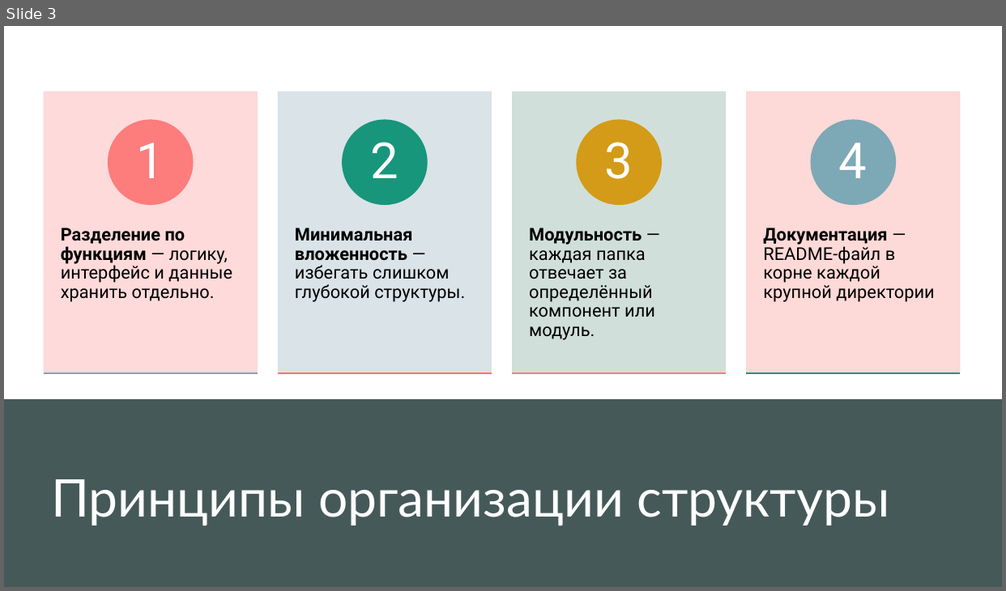
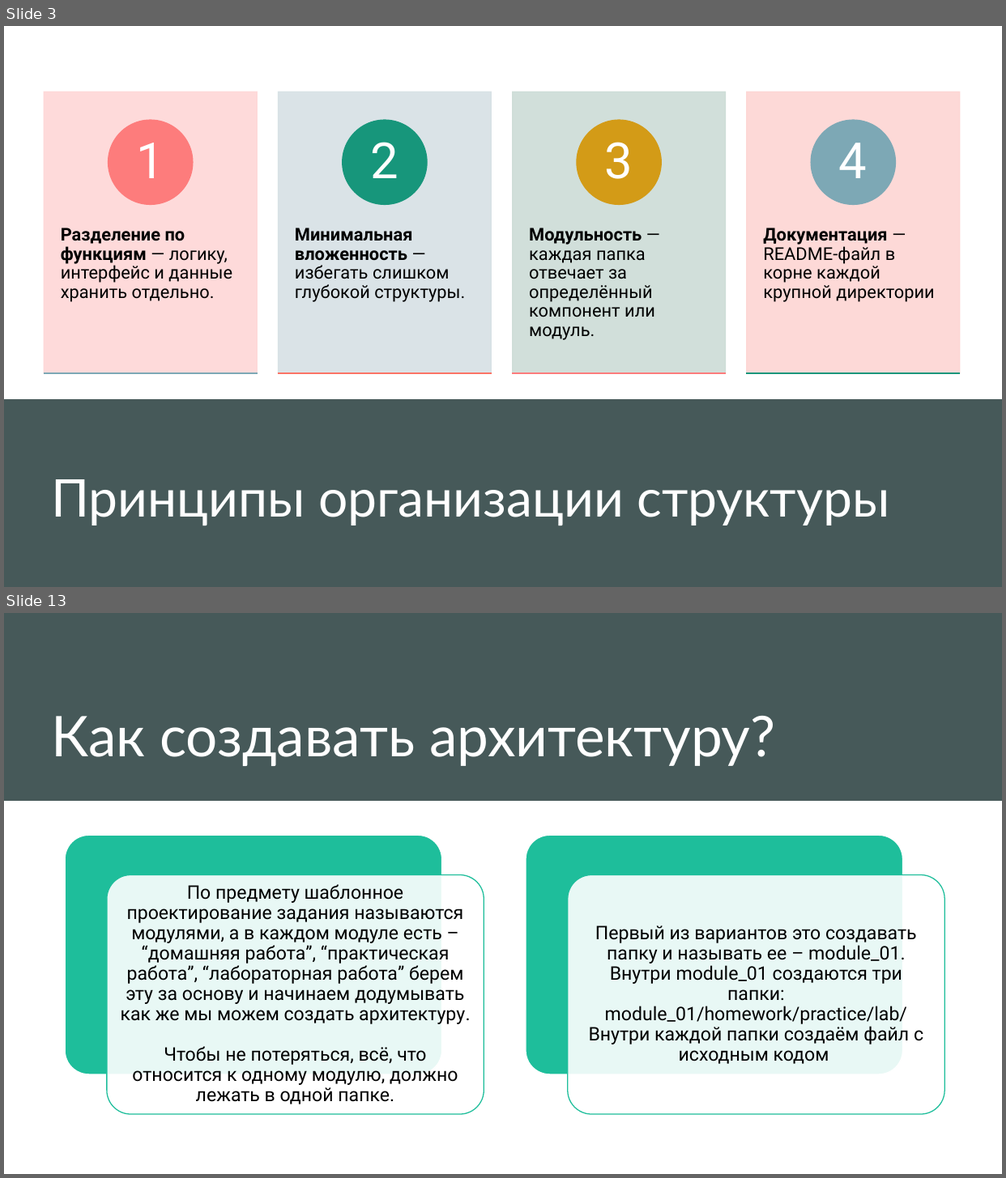
Before and after one commit to Alidedewf/application-design-patterns, a slide deck: шаблоны структура.pptx. Shown one above the other, each under a label of ours: slide 3 before the commit, slides 3 and 13 after it; the slides between them are not shown. The pictures are 1006x591 and 1006x1178 pixels, drawn with LibreOffice and Linux fonts; fonts in the diff are those of the drawing. Boxes give left, top, right and bottom in pixels: in the first picture for what was removed or moved away, otherwise in the second. Text is boxed around its words. In the diff, an @@ line names an element or a change of style, - is before the commit and + after.

```diff
--- a/шаблоны структура.pptx
+++ b/шаблоны структура.pptx
@@ slide 13 added at box(4, 613, 1002, 1174), background #FFFFFF; not listed: 1 template element that a slide beside it also shows @@
@@ rectangle added at box(4, 613, 1002, 1174), fill #FFFFFF @@
@@ rectangle added at box(4, 613, 1002, 801), fill #465959 @@
@@ title added at box(51, 716, 775, 766), 54 pt, text #FFFFFF @@
+Как создавать архитектуру?
@@ group added at box(65, 835, 945, 1114): 4 rounded rectangles, 2 texts @@
+По предмету шаблонное проектирование задания называются модулями, а в каждом модуле есть – “домашняя работа”, “практическая работа”, “лабораторная работа” берем эту за основу и начинаем додумывать как же мы можем создать архитектуру.
+Чтобы не потеряться, всё, что относится к одному модулю, должно лежать в одной папке.
+Первый из вариантов это создавать папку и называть ее – module_01. Внутри module_01 создаются три папки: module_01/homework/practice/lab/
+Внутри каждой папки создаём файл с исходным кодом
```
Also in this commit, not shown: 1 slide changed, 17 other slides added, 3 slides removed, 7 other files.
